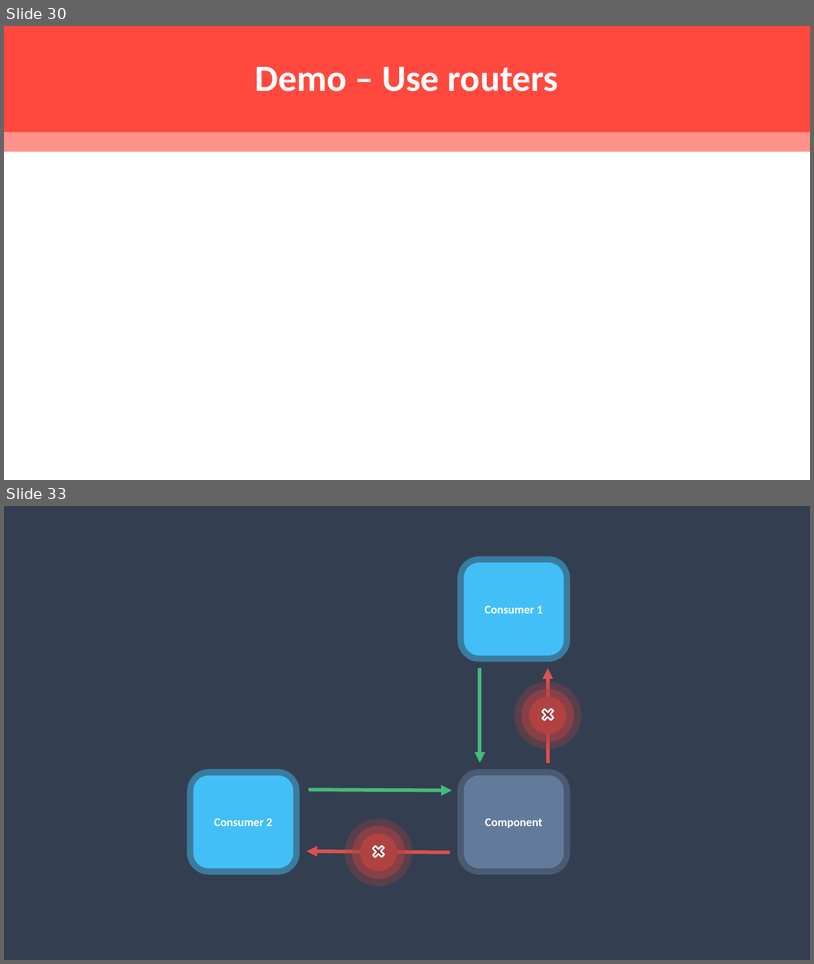
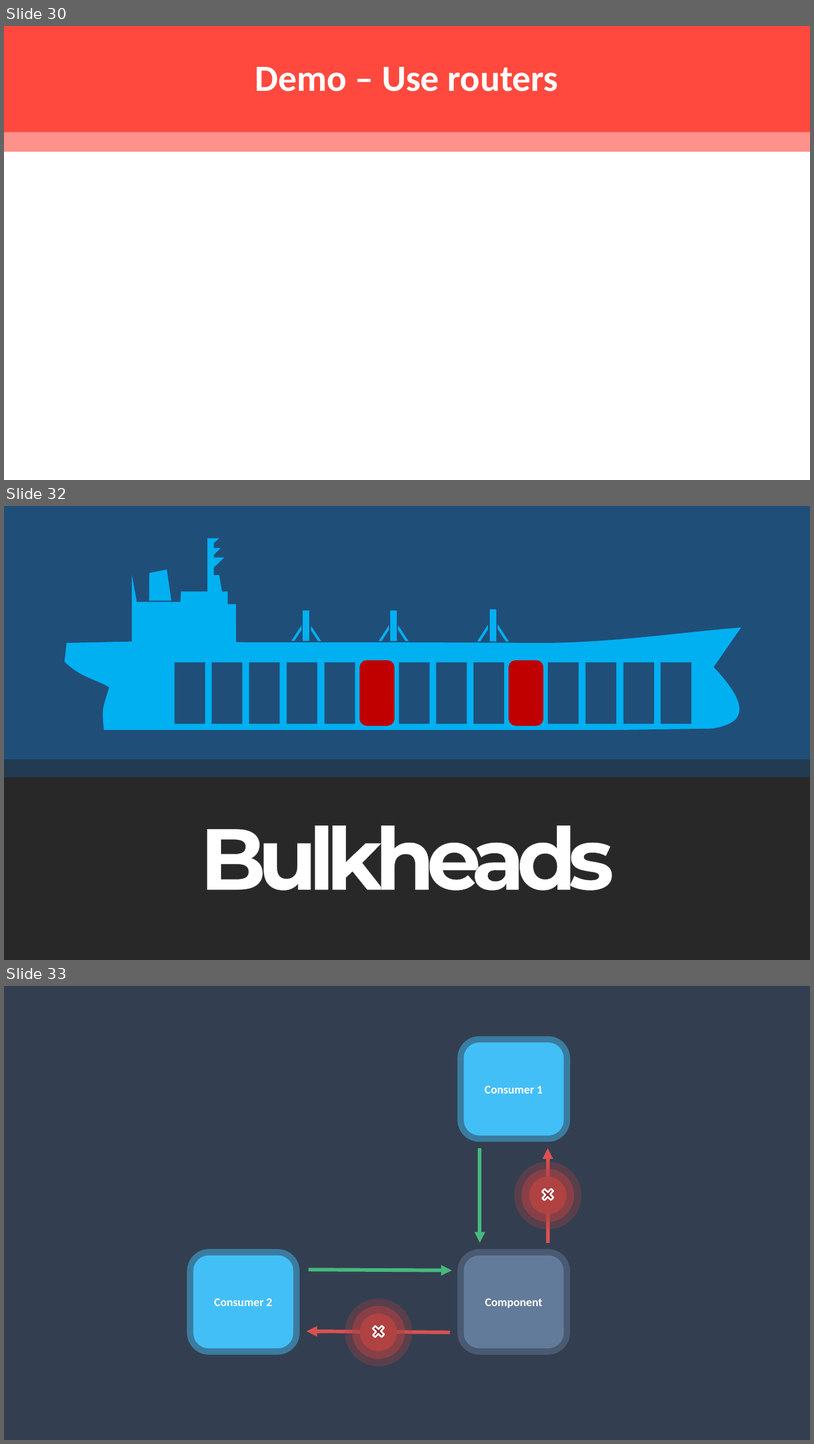
Before and after one commit to rogeralsing/Presentations, a slide deck: ProtoActor/TV4/protoactor.pptx. Shown one above the other, each under a label of ours: slides 30 and 33 before the commit, slides 30, 32 and 33 after it; the slides between them are not shown. The pictures are 814x964 and 814x1444 pixels, drawn with LibreOffice and Linux fonts; fonts in the diff are those of the drawing. Boxes give left, top, right and bottom in pixels: in the first picture for what was removed or moved away, otherwise in the second. Text is boxed around its words. In the diff, an @@ line names an element or a change of style, - is before the commit and + after.

```diff
--- a/ProtoActor/TV4/protoactor.pptx
+++ b/ProtoActor/TV4/protoactor.pptx
@@ slide 32 added at <box>4,506,810,960</box>, background #1F4E79 @@
@@ group added at <box>64,537,743,730</box>: 6 lines, 3 rectangles, 2 freeform shapes @@
@@ rounded rectangle added at <box>362,662,393,723</box>, fill #C00000, outline #C00000 5 pt @@
@@ rounded rectangle added at <box>511,662,542,723</box>, fill #C00000, outline #C00000 5 pt @@
@@ group added at <box>174,662,692,723</box>: 14 rectangles @@
@@ rectangle added at <box>4,759,810,960</box>, fill #282828 @@
@@ rounded rectangle added at <box>4,759,810,777</box>, fill #233B50 @@
@@ text added at <box>200,825,614,890</box>, 103 pt, text #FFFFFF, bold @@
+Bulkheads
```
Also in this commit, not shown: 9 slides changed, 1 other slide added, 2 slides removed.
